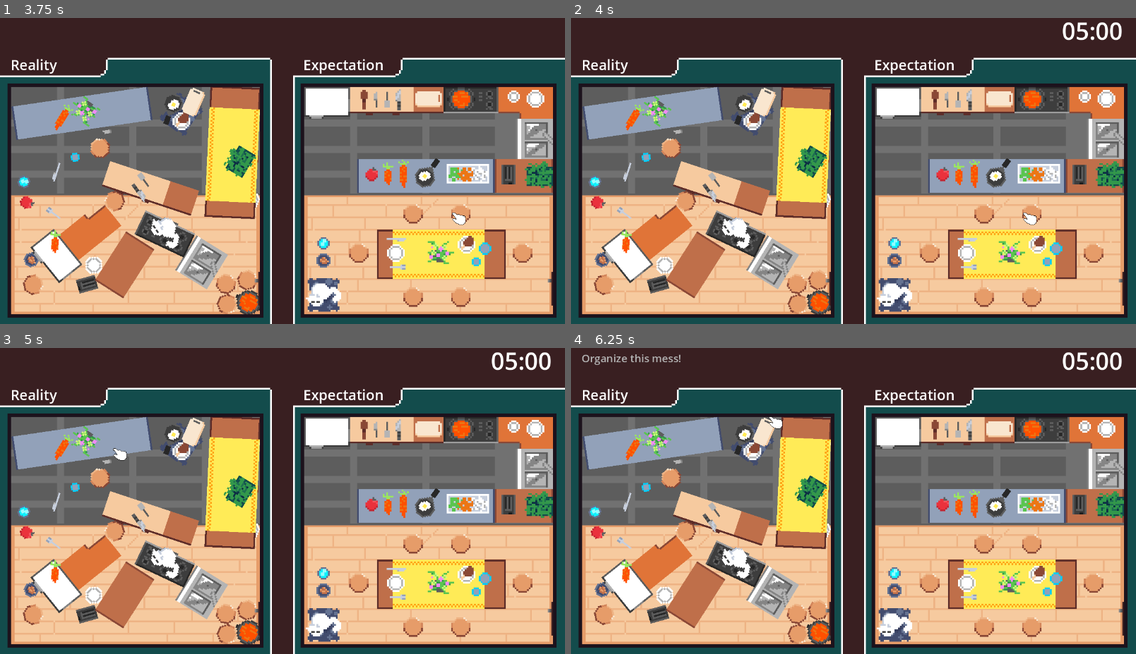
Above: before the commit, frames 1-4 (two rows, left to right).
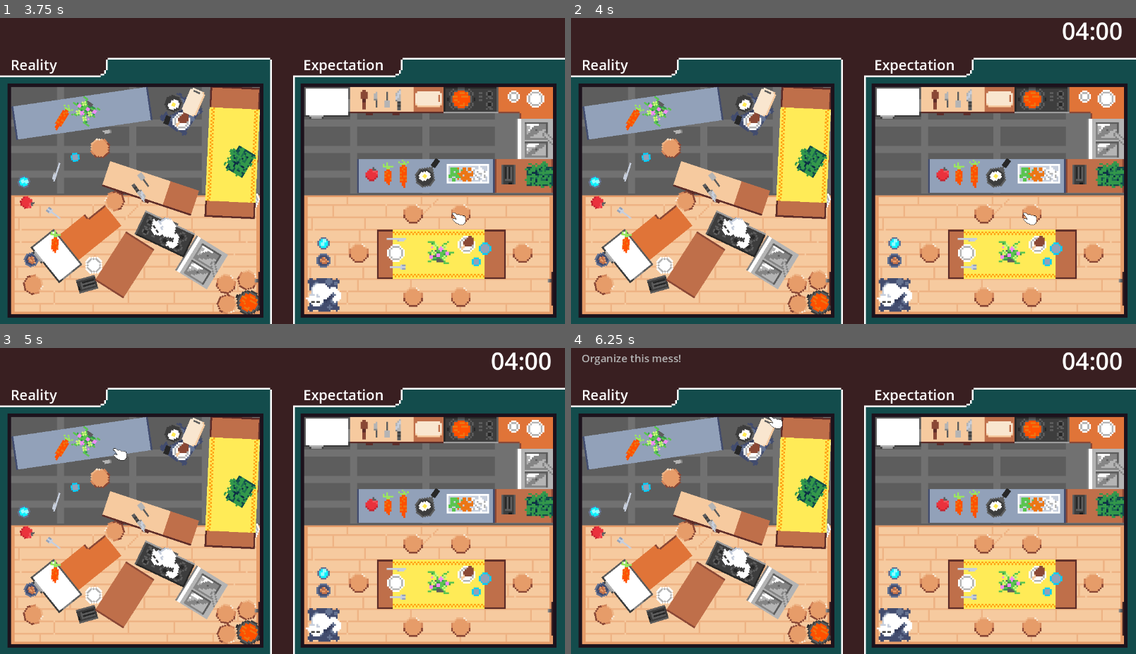
Above: after the commit, the same moments.

Repository: EdoanR/what-a-mess
Game: Godot game, scene res://levels/kitchen/kitchen.tscn
Same seed, same stepped clock (60 frames per second), same inputs: the game is played once before the commit and once after it. This scene is started directly instead of the project's main scene. The engine's default icon, where the game draws it, is replaced by a stand-in: a white triangle on a blue panel in a dark square. Sound files missing from this copy of the repository are replaced by a short silence.
Inputs (mouse positions are in pixels of both pictures, inside the frame that each line leads up to):
- Up to frame 1 (3.75 s): move the mouse to (406, 149) at 0.52 s; click (406, 149) at 0.6 s; tap Enter at 1.25, 3.5 s; move the mouse to (169, 180) at 1.27 s; tap W (lift) at 1.35 s; tap Space at 2 s; move the mouse to (339, 94) at 2.02 s; right-click (339, 94) at 2.1 s; move the mouse to (254, 229) at 2.77 s; tap S (lower) at 2.85 s; move the mouse to (452, 213) at 3.52 s; tap V (validate) at 3.6 s
- Up to frame 2 (4 s): no input
- Up to frame 3 (5 s): tap Space at 4.25 s; move the mouse to (113, 448) at 4.27 s; click (113, 448) at 4.35 s
- Up to frame 4 (6.25 s): move the mouse to (881, 494) at 5.02 s; tap W (lift) at 5.1 s; tap Enter at 5.75 s; move the mouse to (768, 415) at 5.77 s; right-click (768, 415) at 5.85 s

Frame 1 is identical in both runs. In frame 2, less than 0.1% of the frame differs, in the area x 89-92%, y 1-8%; in frame 3, less than 0.1%; in frame 4, 0.2%, in the area x 13-92%, y 1-92%.

Commit message:
adjust some collisions in the kitchen, adjust time of level in the level class

Diff:
--- a/Logic/level/level.gd
+++ b/Logic/level/level.gd
@@ -4,6 +4,7 @@
 @onready var expectation: Node2D = $Expectation
 @onready var animation_player = $AnimationPlayer
 
+@export var level_id := ""
 @export var level_name := ""
 @export var count_down_time := 300
 @export var goal_score: int = 85
@@ -34,6 +35,9 @@
 # Called when the node enters the scene tree for the first time.
 func _ready():
 	get_tree().paused = false
+	count_down.time_left = count_down_time
+	count_down.update_time_label()
+
 	if OS.is_debug_build() and override_timer != 0.0:
 		count_down.time_left = override_timer
 		count_down.update_time_label()
@@ -109,12 +113,12 @@
 	var config = ConfigFile.new()
 	var _err = config.load("user://scores.cfg")
 
-	config.set_value(level_name, "score_rating", rating)
-	config.set_value(level_name, "last_score", score)
-
-	var best_score = config.get_value(level_name, "best_score", 0)
+	config.set_value(level_id, "score_rating", rating)
+	config.set_value(level_id, "last_score", score)
+
+	var best_score = config.get_value(level_id, "best_score", 0)
 	if score > best_score:
-		config.set_value(level_name, "best_score", score)
+		config.set_value(level_id, "best_score", score)
 
 	config.save("user://scores.cfg")
 
--- a/levels/bedroom/bedroom.tscn
+++ b/levels/bedroom/bedroom.tscn
@@ -76,6 +76,7 @@
 size = Vector2(600, 72)
 
 [node name="Bedroom" instance=ExtResource("1_6k2mn")]
+level_id = "bedroom"
 level_name = "Bedroom"
 count_down_time = 240
 goal_score = 92
--- a/levels/kitchen/kitchen.tscn
+++ b/levels/kitchen/kitchen.tscn
@@ -121,6 +121,7 @@
 size = Vector2(734, 72)
 
 [node name="Kitchen" instance=ExtResource("1_vpopf")]
+level_id = "kitchen"
 level_name = "Kitchen"
 count_down_time = 240
 goal_score = 70
--- a/levels/kitchen/kitchen_reality.tscn
+++ b/levels/kitchen/kitchen_reality.tscn
@@ -1,4 +1,4 @@
-[gd_scene load_steps=42 format=3]
+[gd_scene load_steps=42 format=3 uid="uid://c65x088gnsxdp"]
 
 [ext_resource type="Texture2D" uid="uid://bx1anihlck8vg" path="res://levels/kitchen/assets/kitchen.png" id="1_gfh1l"]
 [ext_resource type="PackedScene" uid="uid://dril3jhprl65l" path="res://entities/physic_object.tscn" id="2_8bqpn"]
@@ -65,7 +65,7 @@
 size = Vector2(312, 76)
 
 [sub_resource type="RectangleShape2D" id="RectangleShape2D_56p2d"]
-size = Vector2(132, 76)
+size = Vector2(131.764, 76)
 
 [sub_resource type="RectangleShape2D" id="RectangleShape2D_fu257"]
 size = Vector2(84, 92)
@@ -77,10 +77,10 @@
 size = Vector2(76, 72)
 
 [sub_resource type="RectangleShape2D" id="RectangleShape2D_p7tgi"]
-size = Vector2(116, 60)
+size = Vector2(121.672, 60)
 
 [sub_resource type="RectangleShape2D" id="RectangleShape2D_cvfq5"]
-size = Vector2(206, 60)
+size = Vector2(209.976, 60)
 
 [sub_resource type="RectangleShape2D" id="RectangleShape2D_0b1n7"]
 size = Vector2(99, 68)
@@ -210,7 +210,6 @@
 [node name="FryingPan" parent="." instance=ExtResource("2_8bqpn")]
 position = Vector2(75.7603, -208.741)
 rotation = -2.79666
-scale = Vector2(1, 1)
 mass = 2.5
 sleeping = true
 linear_velocity = Vector2(-0.00429566, -0.000651042)
@@ -327,7 +326,6 @@
 [node name="Toaster" parent="." instance=ExtResource("2_8bqpn")]
 position = Vector2(-108.382, 194.598)
 rotation = 1.29714
-scale = Vector2(1, 1)
 sleeping = true
 linear_velocity = Vector2(5.79979e-33, 5.41541e-33)
 score_importance = 0.85
@@ -666,7 +664,7 @@
 drop_sfxs = Array[int]([0, 1])
 
 [node name="CollisionShape2D" parent="SideBlueTable" index="0"]
-position = Vector2(0, 0)
+position = Vector2(-4.69092, 0)
 shape = SubResource("RectangleShape2D_56p2d")
 
 [node name="Sprite2D" parent="SideBlueTable" index="1"]
@@ -745,7 +743,7 @@
 drop_sfxs = Array[int]([0, 1])
 
 [node name="CollisionShape2D" parent="Stove" index="0"]
-position = Vector2(-5, -2)
+position = Vector2(-5.19354, -2)
 shape = SubResource("RectangleShape2D_p7tgi")
 
 [node name="Sprite2D" parent="Stove" index="1"]
@@ -771,7 +769,7 @@
 drop_sfxs = Array[int]([0, 1])
 
 [node name="CollisionShape2D" parent="BoardTable" index="0"]
-position = Vector2(-5, -2)
+position = Vector2(-5.34329, -2.00003)
 shape = SubResource("RectangleShape2D_cvfq5")
 
 [node name="Sprite2D" parent="BoardTable" index="1"]
@@ -875,7 +873,6 @@
 [node name="Chair4" parent="." instance=ExtResource("2_8bqpn")]
 position = Vector2(257.849, 183.072)
 rotation = 0.52203
-scale = Vector2(1, 1)
 collision_layer = 6
 collision_mask = 23
 mass = 3.0
@@ -1138,7 +1135,6 @@
 [node name="Cat" parent="." instance=ExtResource("2_8bqpn")]
 position = Vector2(69.2053, 70.6876)
 rotation = 0.974628
-scale = Vector2(1, 1)
 collision_layer = 8
 collision_mask = 9
 mass = 4.0
@@ -1164,7 +1160,6 @@
 [node name="BalconyPlant" parent="." instance=ExtResource("2_8bqpn")]
 position = Vector2(236.254, -93.0135)
 rotation = -1.03101
-scale = Vector2(1, 1)
 collision_layer = 8
 collision_mask = 9
 sleeping = true
--- a/levels/laboratory/laboratory.tscn
+++ b/levels/laboratory/laboratory.tscn
@@ -87,6 +87,7 @@
 size = Vector2(600, 72)
 
 [node name="Laboratory" instance=ExtResource("1_r4sis")]
+level_id = "laboratory"
 level_name = "Laboratory"
 goal_score = 80
 music = 3
Not shown: 1 places in levels/kitchen/kitchen.tscn that only renumber resources
Not shown, added: Logic/level/level_UI_score_part.pal
Not shown, added: Logic/level/level_UI_score_part.pmp
Not shown, added: Logic/level/main_UI.pmp
